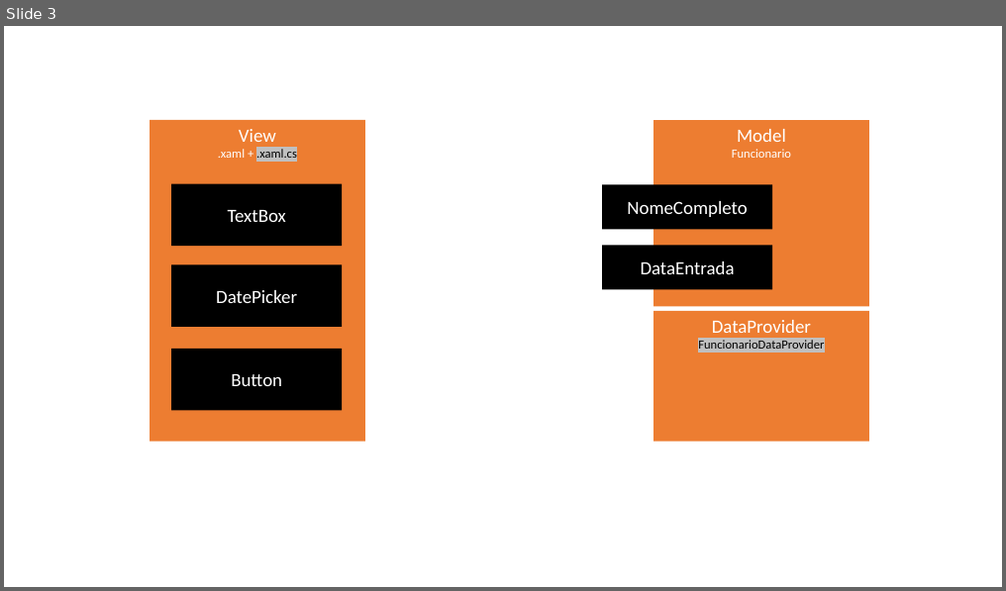
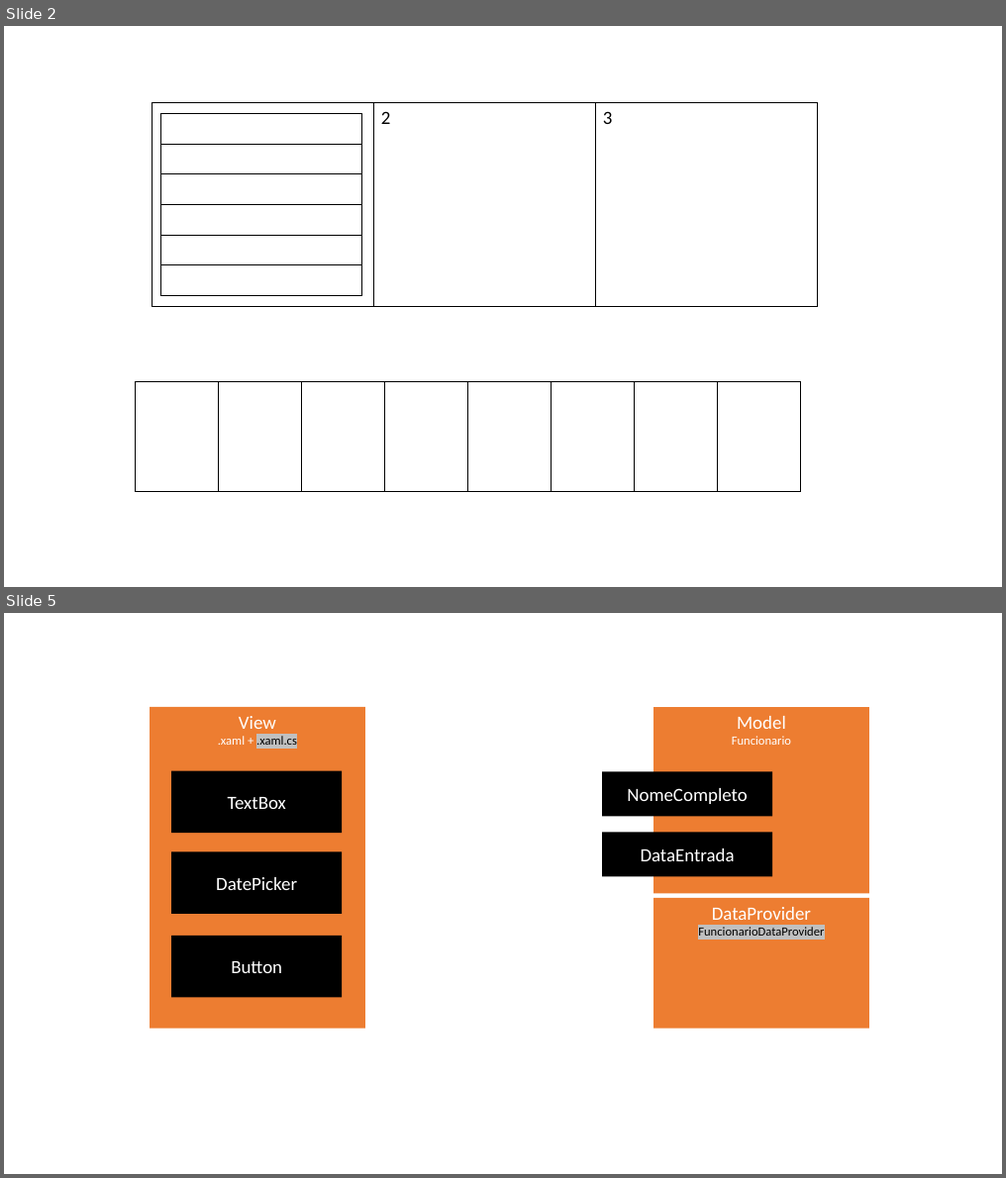
Before and after one commit to gilvandgalindo/desktop-development-csharp, a slide deck: edu/prototipos/presentation.pptx. Shown one above the other, each under a label of ours: slide 3 before the commit, slides 2 and 5 after it; the slides between them are not shown. The pictures are 1006x591 and 1006x1178 pixels, drawn with LibreOffice and Linux fonts; fonts in the diff are those of the drawing. Boxes give left, top, right and bottom in pixels: in the first picture for what was removed or moved away, otherwise in the second. Text is boxed around its words. In the diff, an @@ line names an element or a change of style, - is before the commit and + after.

```diff
--- a/edu/prototipos/presentation.pptx
+++ b/edu/prototipos/presentation.pptx
@@ slide 2 added at (4,26,1002,587), background #FFFFFF @@
@@ table added at (152,102,817,307), 1 rows, 3 columns @@
+ | 2 | 3
@@ table added at (160,113,362,295), 6 rows, 1 columns @@
+
+
+
+
+
+
@@ table added at (135,381,800,491), 1 rows, 8 columns @@
+ |  |  |  |  |  |  | 
@@ what was slide 3 is now slide 5 @@
```
Also in this commit, not shown: 3 other slides added, 2 slides removed, 5 other files.
